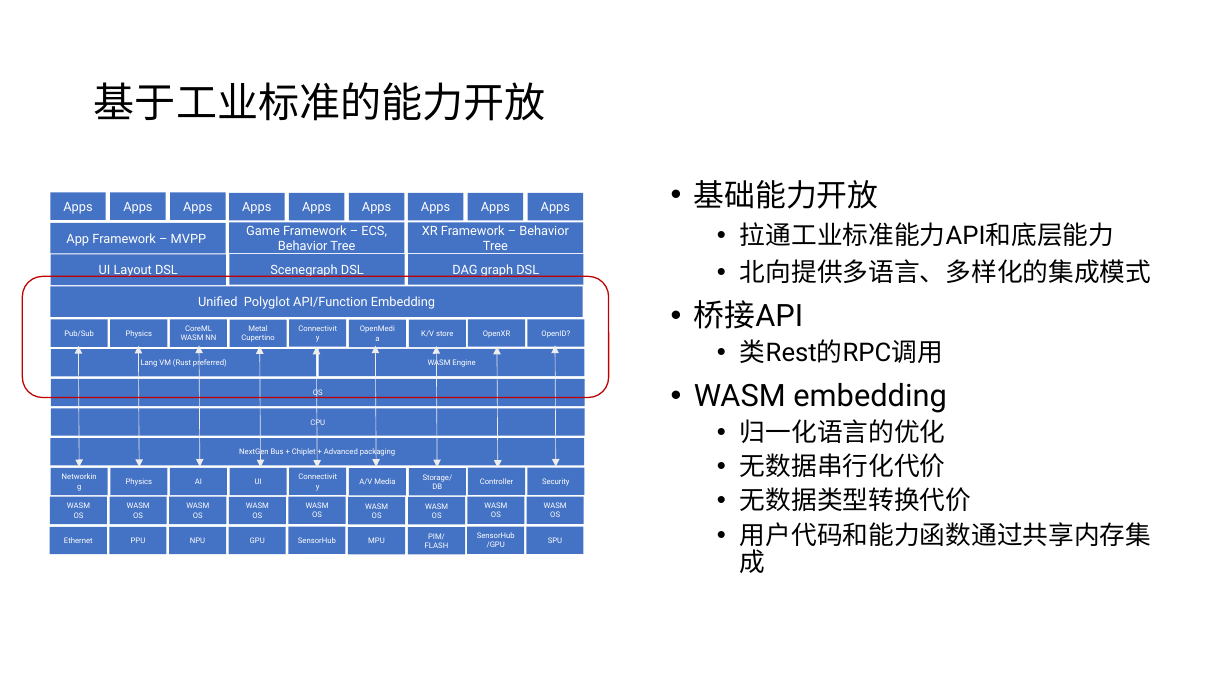
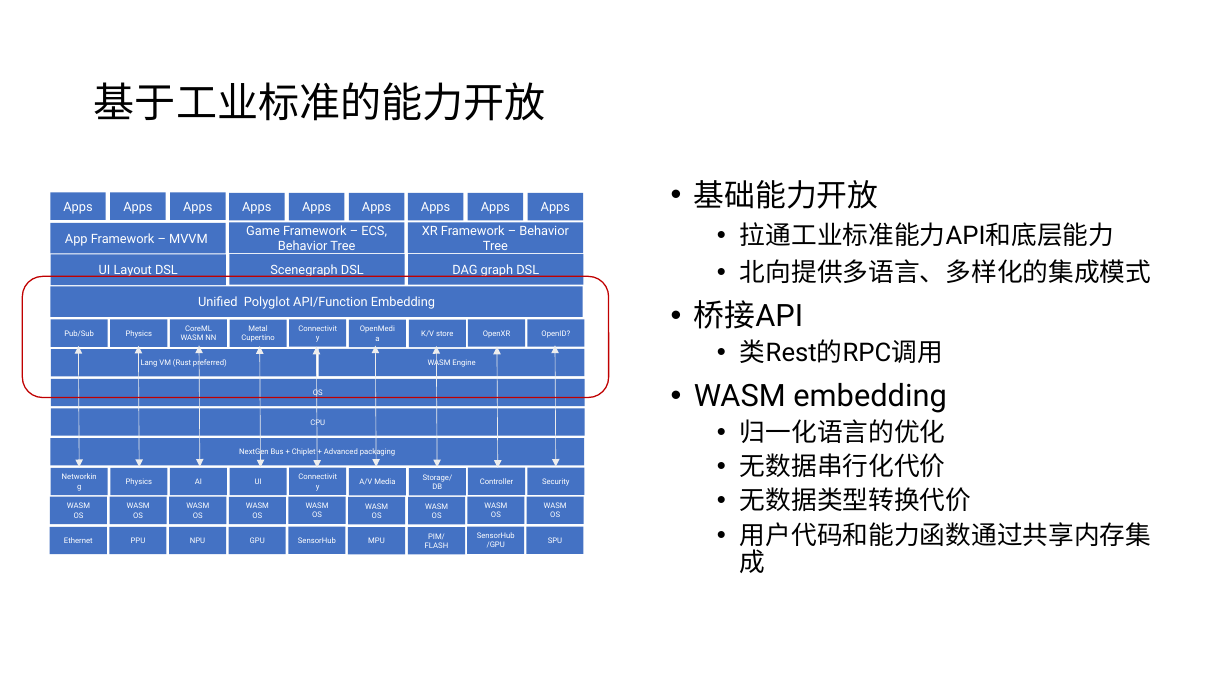
Before and after one commit to sbagga/mistyminds, a slide deck: slide 5 of _posts/Next Gen App Architecture.pptx. Drawn at 1232x693 pixels with LibreOffice and Linux fonts; fonts in the diff are those of the drawing. Boxes give left, top, right and bottom in pixels: in the first picture for what was removed or moved away, otherwise in the second. Text is boxed around its words. In the diff, an @@ line names an element or a change of style, - is before the commit and + after.

```diff
--- a/_posts/Next Gen App Architecture.pptx
+++ b/_posts/Next Gen App Architecture.pptx
@@ text at box(65, 233, 208, 246): text changed @@
-App Framework – MVPP
+App Framework – MVVM
```
Also in this commit, not shown: 6 other slides changed, 2 slides added, 1 other file.
